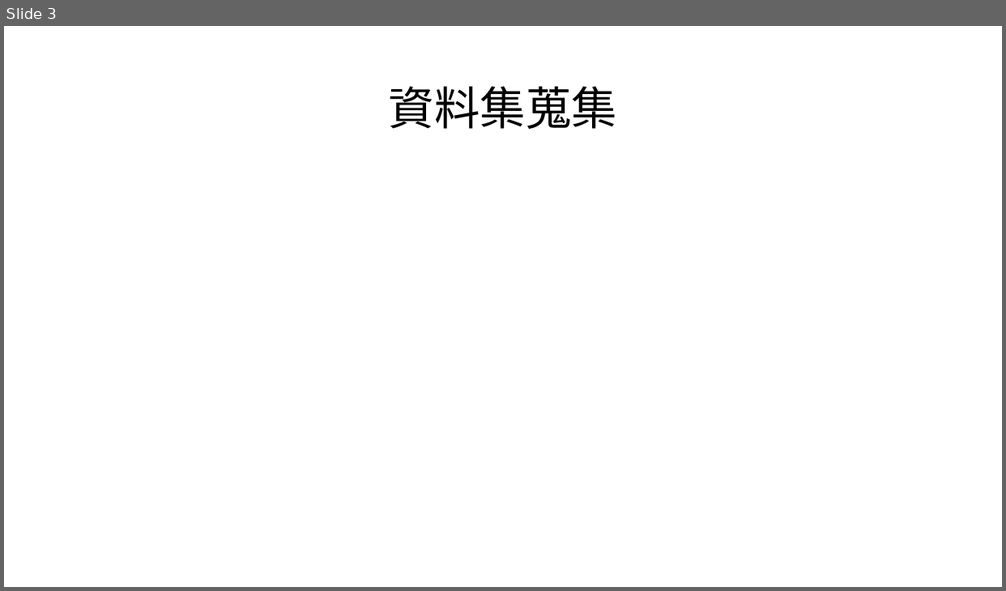
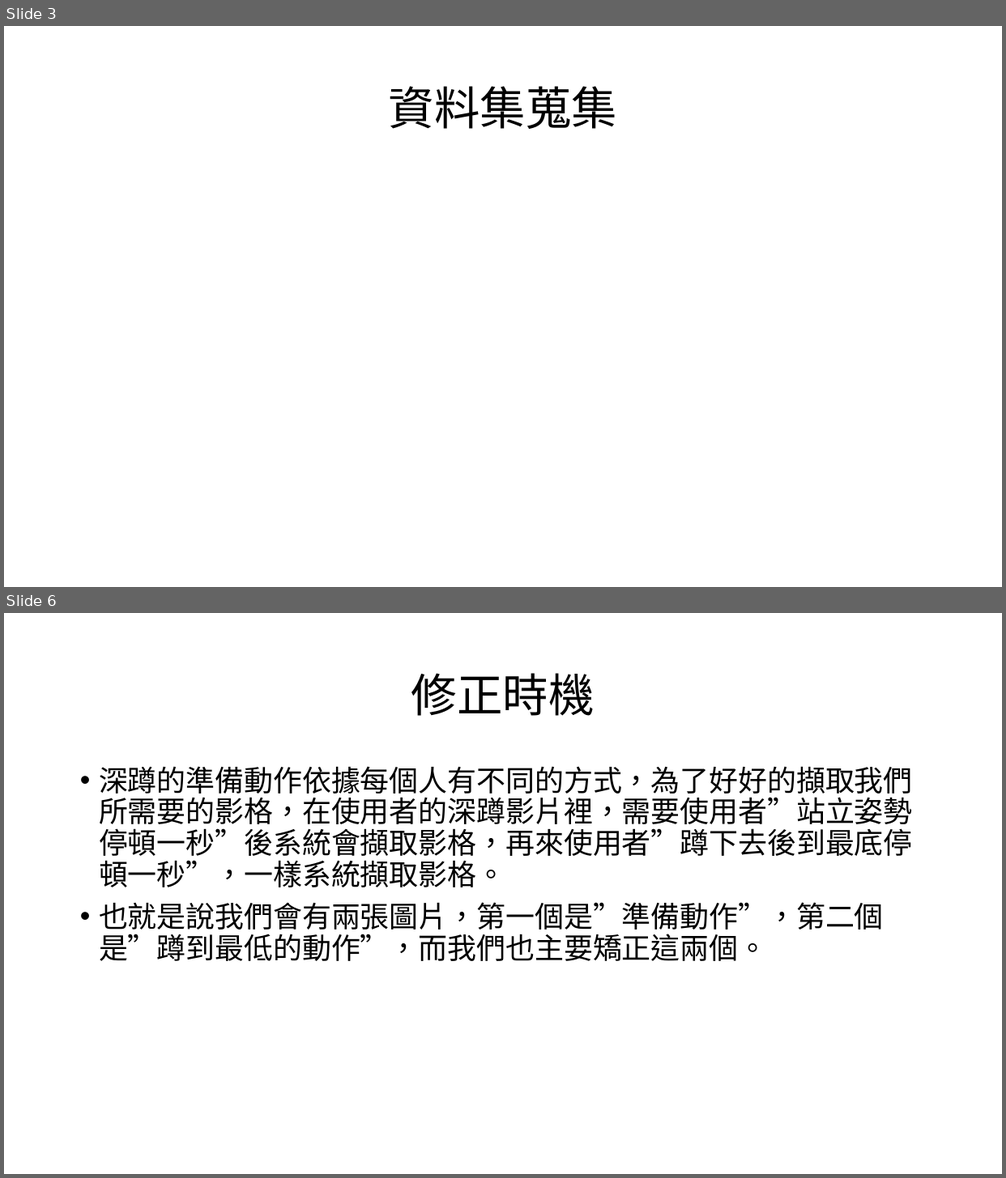
Before and after one commit to mizulun/seatpose-system, a slide deck: week21進度報告.pptx. Shown one above the other, each under a label of ours: slide 3 before the commit, slides 3 and 6 after it; the slides between them are not shown. The pictures are 1006x591 and 1006x1178 pixels, drawn with LibreOffice and Linux fonts; fonts in the diff are those of the drawing. Boxes give left, top, right and bottom in pixels: in the first picture for what was removed or moved away, otherwise in the second. Text is boxed around its words. In the diff, an @@ line names an element or a change of style, - is before the commit and + after.

```diff
--- a/week21進度報告.pptx
+++ b/week21進度報告.pptx
@@ slide 6 added at (4,613,1002,1174), background #FFFFFF @@
@@ title added at (411,673,594,716), 44 pt, text #000000 @@
+修正時機
@@ text added at (99,766,913,961), 28 pt, text #000000 @@
+• 深蹲的準備動作依據每個人有不同的方式，為了好好的擷取我們所需要的影格，在使用者的深蹲影片裡，需要使用者”站立姿勢停頓一秒”後系統會擷取影格，再來使用者”蹲下去後到最底停頓一秒”，一樣系統擷取影格。
+• 也就是說我們會有兩張圖片，第一個是”準備動作”，第二個是”蹲到最低的動作”，而我們也主要矯正這兩個。
```
Also in this commit, not shown: 5 other slides added, 1 slide removed.
